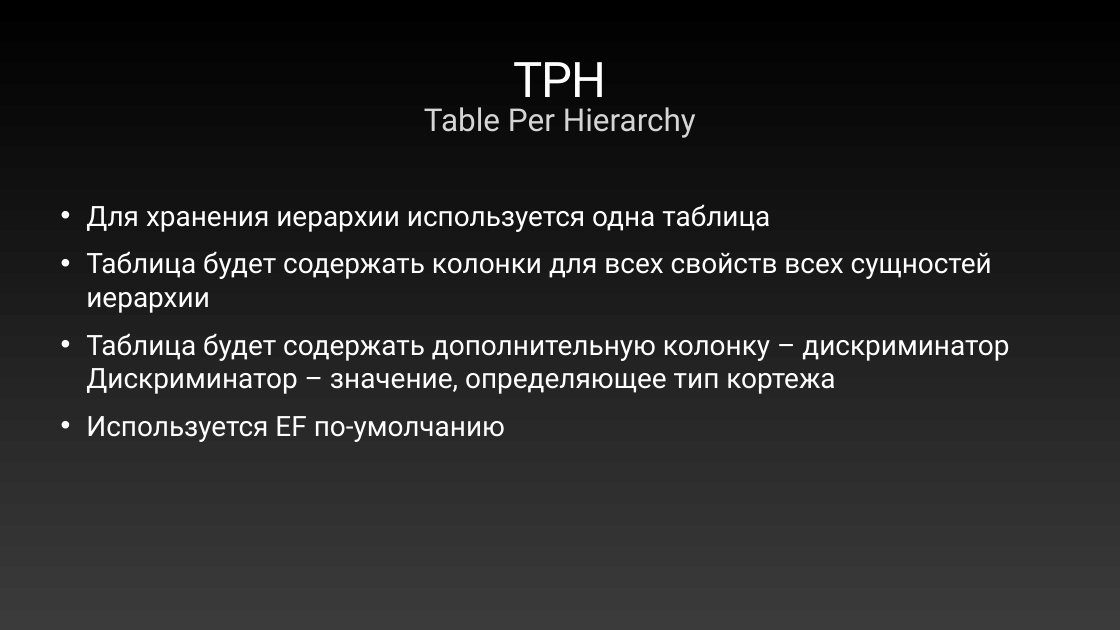
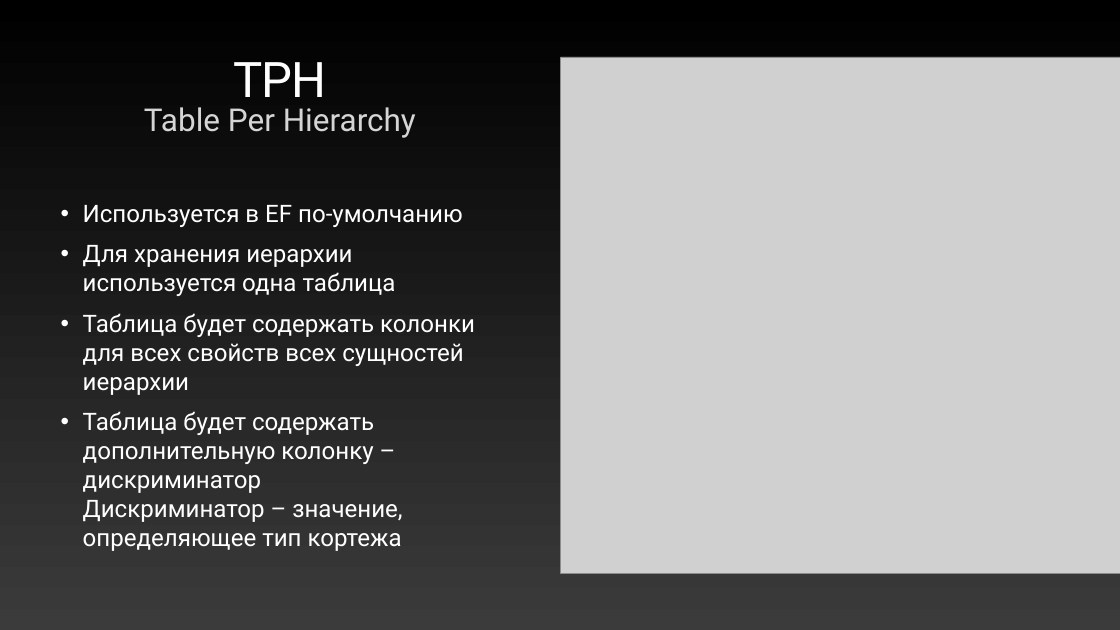
Before and after one commit to ronimizy/SpbDotNet.TPC, a slide deck: slide 10 of Docs/Presentation.pptx. Drawn at 1120x630 pixels with LibreOffice and Linux fonts; fonts in the diff are those of the drawing; grey boxes stand for pictures. Boxes give left, top, right and bottom in pixels: in the first picture for what was removed or moved away, otherwise in the second. Text is boxed around its words. In the diff, an @@ line names an element or a change of style, - is before the commit and + after.

```diff
--- a/Docs/Presentation.pptx
+++ b/Docs/Presentation.pptx
@@ title "TPH": place and size @@
-title "TPH" at [514,62,606,109]
+title "TPH" at [234,62,326,110]
@@ picture added at [561,57,1120,573] @@
@@ text "Table Per Hierarchy": place and size @@
-text "Table Per Hierarchy" at [424,107,696,138]
+text "Table Per Hierarchy" at [144,107,416,138]
@@ text at [83,205,463,227]: paragraph added @@
+• Используется в EF по-умолчанию
@@ text at [83,245,475,551]: size 48 to 41.3 pt in "Для хранения иерархии используется одна таблица", "Таблица будет содержать колонки для всех свойств ...", "Таблица будет содержать дополнительную колонку – дискриминат ..."; indent changed; less space between paragraphs @@
@@ text at [86,416,505,442]: paragraph removed @@
-• Используется EF по-умолчанию
```
Also in this commit, not shown: 9 other slides changed, 26 slides added, 1 slide removed, 9 other files.
